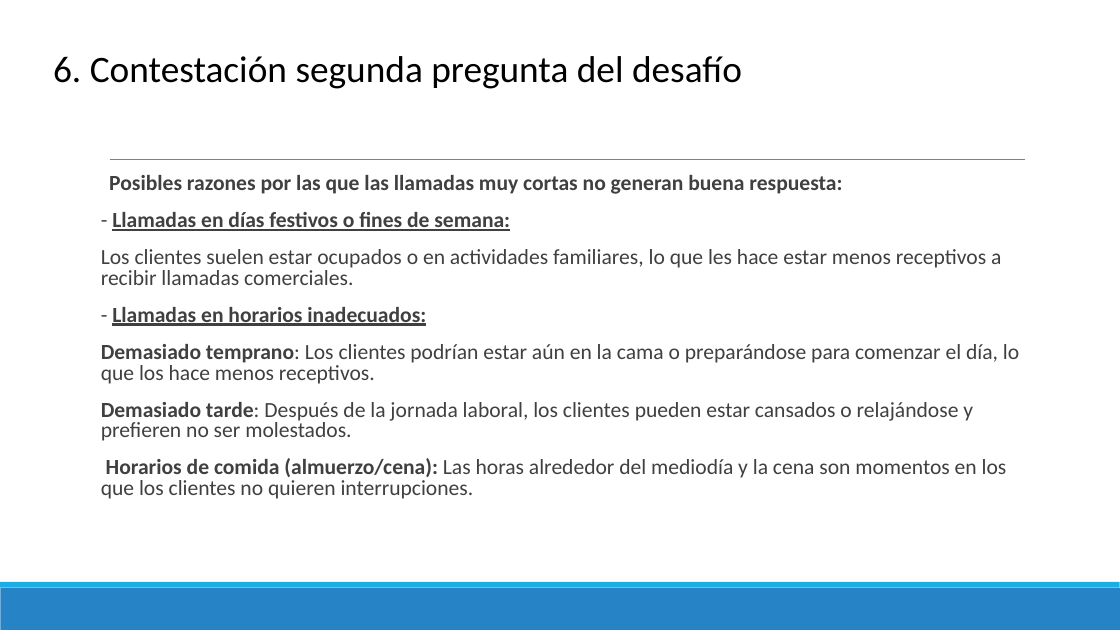
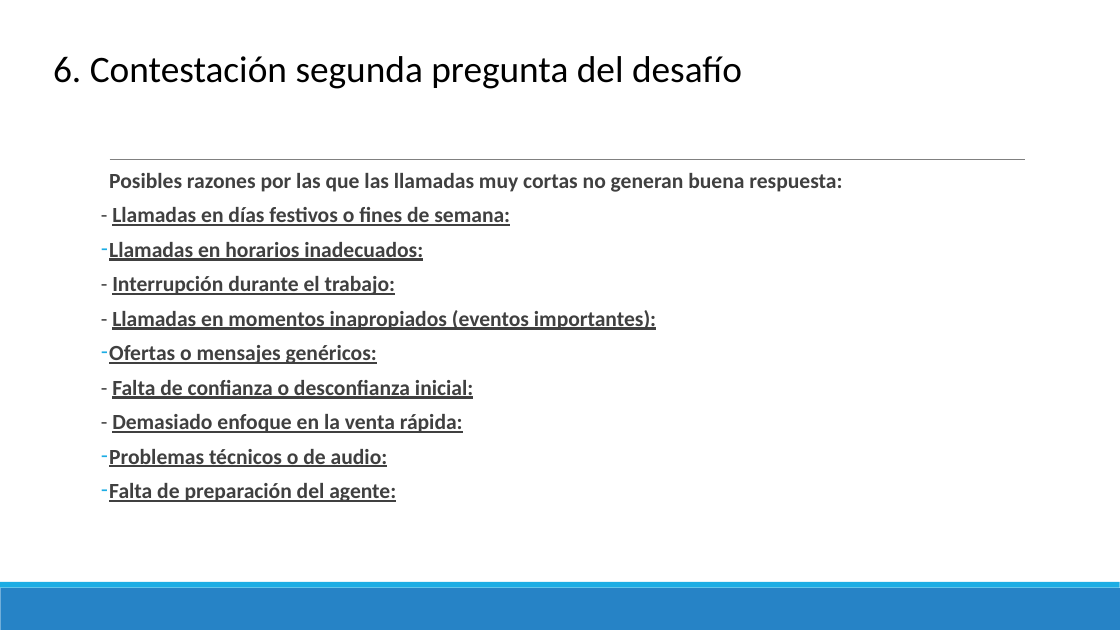
Before and after one commit to MarinaTorba/PersonalDataProrjects, a slide deck: slide 18 of Equip_B/results/Marketing/20241012_Borrador_desafiament_1_Marketing.pptx (slide 19 before the commit). Drawn at 1120x630 pixels with LibreOffice and Linux fonts; fonts in the diff are those of the drawing. Boxes give left, top, right and bottom in pixels: in the first picture for what was removed or moved away, otherwise in the second. Text is boxed around its words. In the diff, an @@ line names an element or a change of style, - is before the commit and + after.

```diff
--- a/Equip_B/results/Marketing/20241012_Borrador_desafiament_1_Marketing.pptx
+++ b/Equip_B/results/Marketing/20241012_Borrador_desafiament_1_Marketing.pptx
@@ text at bbox=[109, 173, 842, 226]: line spacing 0.8 to 0.7 @@
@@ text at bbox=[109, 242, 656, 502]: text changed; bold on @@
-Los clientes suelen estar ocupados o en actividades familiares, lo que les hace estar menos receptivos a recibir llamadas comerciales.
-- Llamadas en horarios inadecuados:
-Demasiado temprano: Los clientes podrían estar aún en la cama o preparándose para comenzar el día, lo que los hace menos receptivos.
-Demasiado tarde: Después de la jornada laboral, los clientes pueden estar cansados o relajándose y prefieren no ser molestados.
-Horarios de comida (almuerzo/cena): Las horas alrededor del mediodía y la cena son momentos en los que los clientes no quieren interrupciones.
+– Llamadas en horarios inadecuados:
+- Interrupción durante el trabajo:
+- Llamadas en momentos inapropiados (eventos importantes):
+– Ofertas o mensajes genéricos:
+- Falta de confianza o desconfianza inicial:
+- Demasiado enfoque en la venta rápida:
+– Problemas técnicos o de audio:
+– Falta de preparación del agente:
```
Also in this commit, not shown: 9 other slides changed, 8 slides removed, 1 other file.
